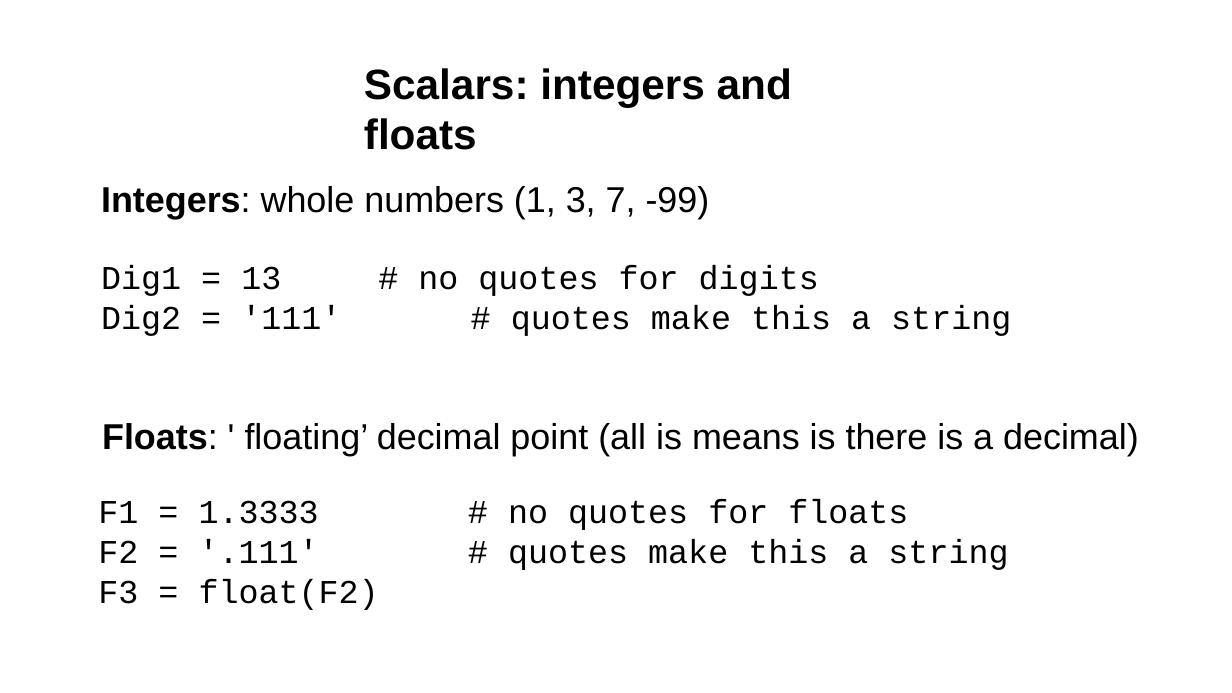
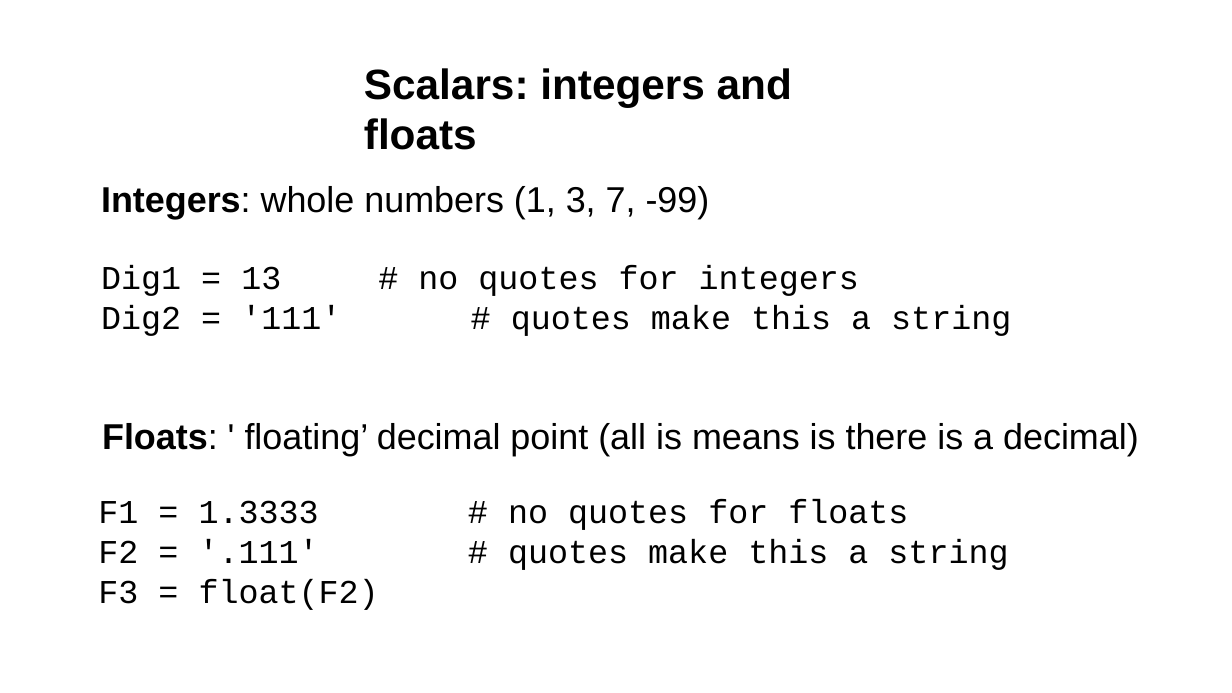
Before and after one commit to tparchman/F23_BIOL792, a slide deck: slide 9 of week6_pythonI/week6_python.pptx (slide 7 before the commit). Drawn at 1232x693 pixels with LibreOffice and Linux fonts; fonts in the diff are those of the drawing. Boxes give left, top, right and bottom in pixels: in the first picture for what was removed or moved away, otherwise in the second. Text is boxed around its words. In the diff, an @@ line names an element or a change of style, - is before the commit and + after.

```diff
--- a/week6_pythonI/week6_python.pptx
+++ b/week6_pythonI/week6_python.pptx
@@ text at box(101, 265, 859, 296): text changed @@
-Dig1 = 13 # no quotes for digits
+Dig1 = 13 # no quotes for integers
```
Also in this commit, not shown: 2 other slides changed, 2 slides added, 1 other file.
